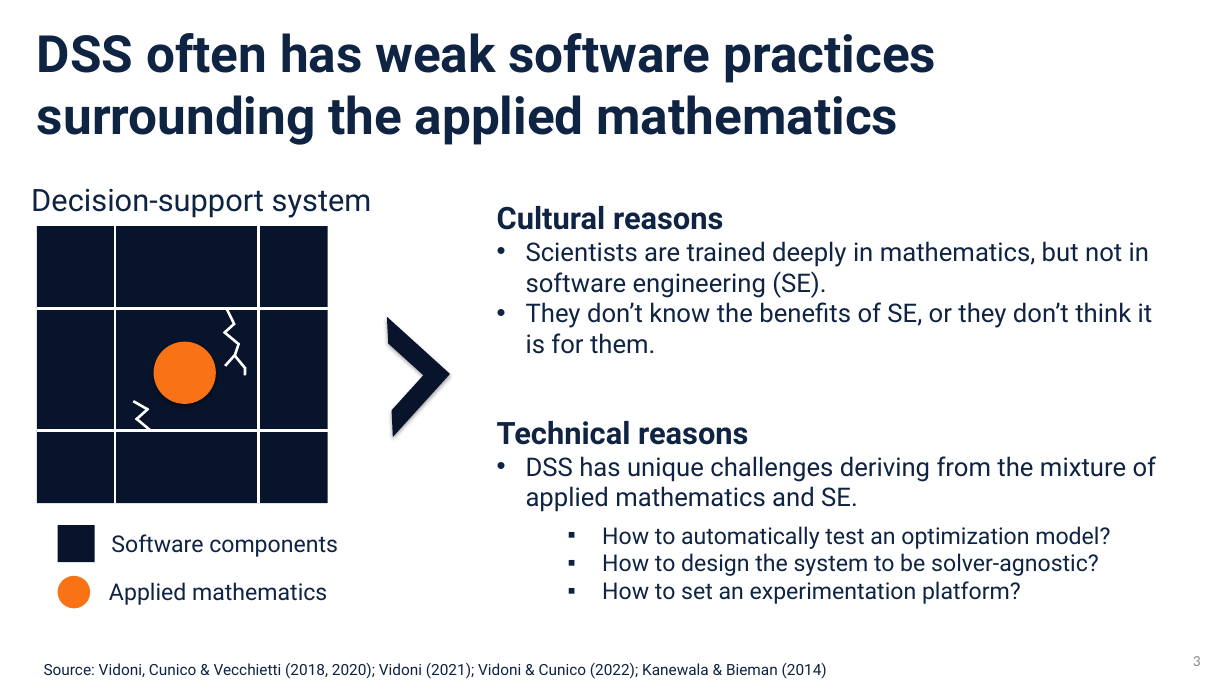
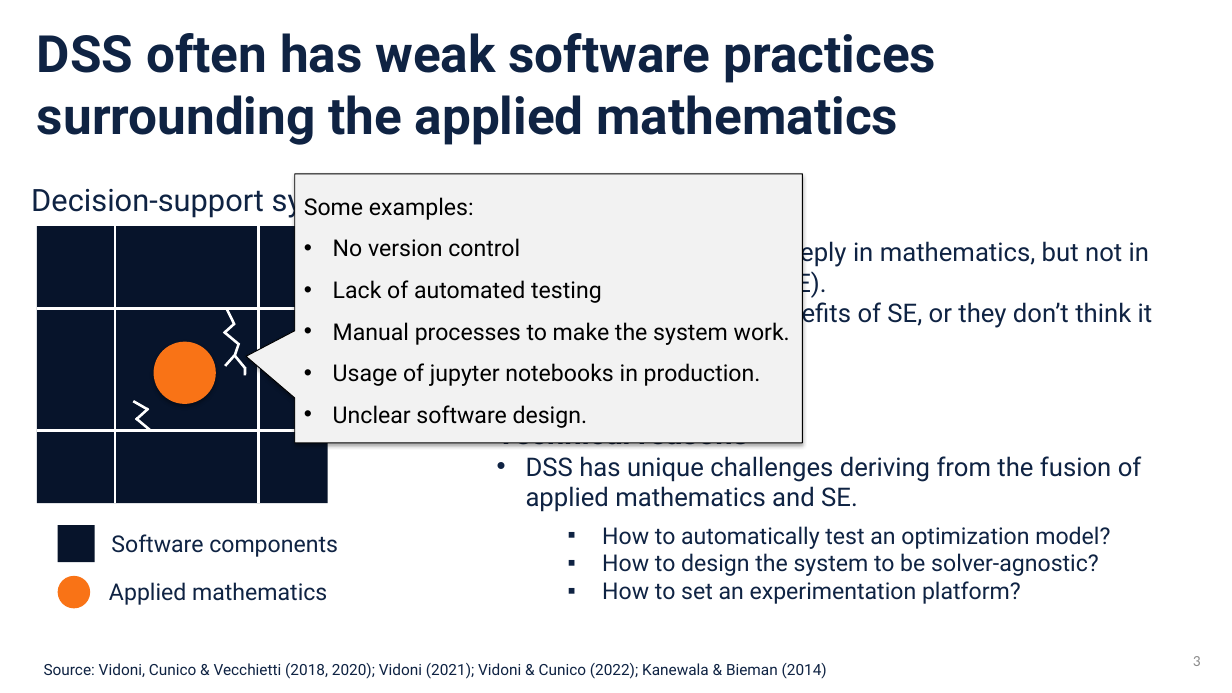
Before and after one commit to sefop/sefop-training-hub, a slide deck: slide 3 of workshops/2026-10-25-agifors-annual-symposium/Zenteno Smith - 2026 - Rethinking the embedded OR team a a specialized software team.pptx. Drawn at 1232x693 pixels with LibreOffice and Linux fonts; fonts in the diff are those of the drawing. Boxes give left, top, right and bottom in pixels: in the first picture for what was removed or moved away, otherwise in the second. Text is boxed around its words. In the diff, an @@ line names an element or a change of style, - is before the commit and + after.

```diff
--- a/workshops/2026-10-25-agifors-annual-symposium/Zenteno Smith - 2026 - Rethinking the embedded OR team a a specialized software team.pptx
+++ b/workshops/2026-10-25-agifors-annual-symposium/Zenteno Smith - 2026 - Rethinking the embedded OR team a a specialized software team.pptx
@@ speech box added at box(295, 174, 802, 443), fill #F2F2F2, outline #000000 0.75 pt, 18 pt, text #000000 @@
+Some examples:
+• No version control
+• Lack of automated testing
+• Manual processes to make the system work.
+• Usage of jupyter notebooks in production.
+• Unclear software design.
@@ text at box(526, 456, 1142, 512): text changed @@
-• DSS has unique challenges deriving from the mixture of applied mathematics and SE.
+• DSS has unique challenges deriving from the fusion of applied mathematics and SE.
```
Also in this commit, not shown: 3 other slides changed.
